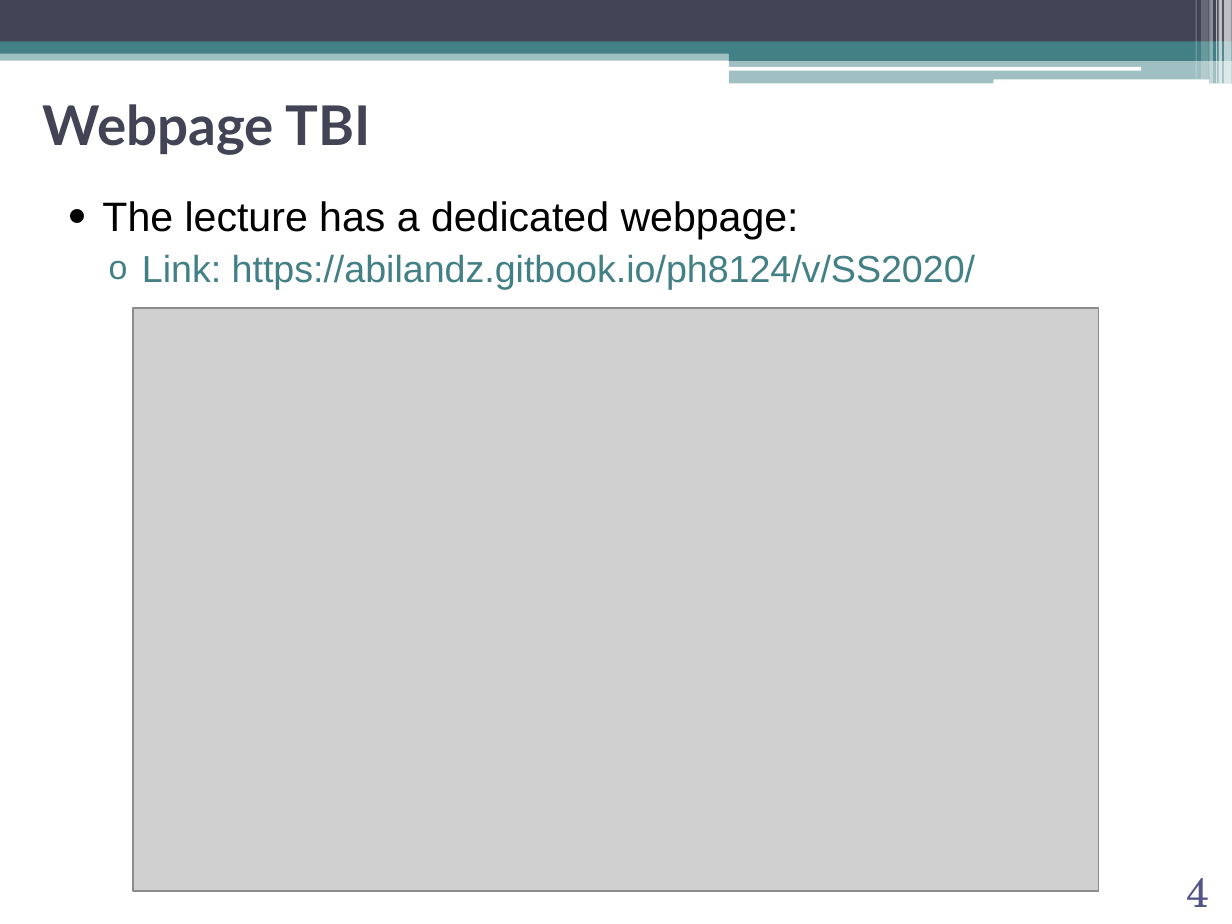
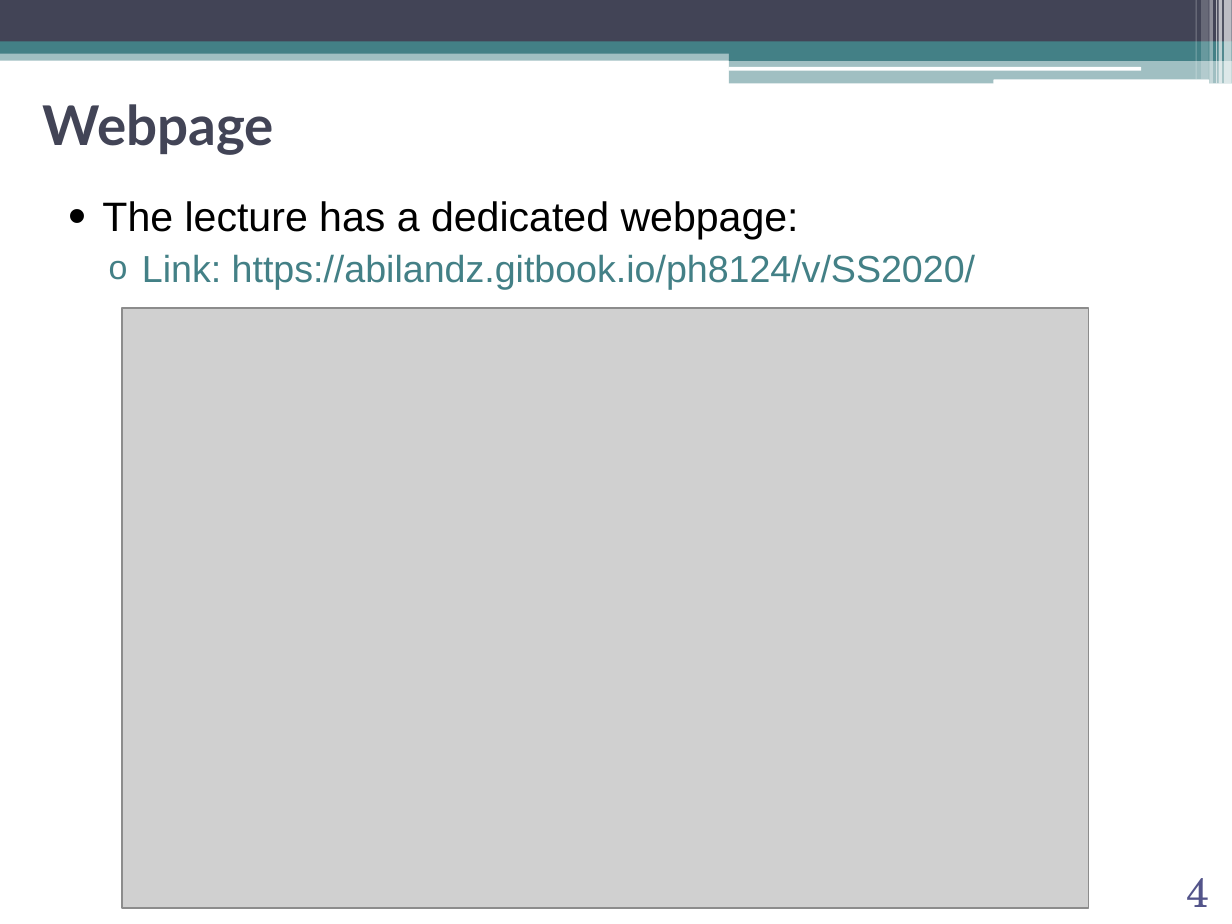
Before and after one commit to abilandz/PH8124, a slide deck: slide 4 of Lecture_1/ABilandzic_PH8124_SS2020_0c.pptx. Drawn at 1232x924 pixels with LibreOffice and Linux fonts; fonts in the diff are those of the drawing; grey boxes stand for pictures; background and template pictures are left out. Boxes give left, top, right and bottom in pixels: in the first picture for what was removed or moved away, otherwise in the second. Text is boxed around its words. In the diff, an @@ line names an element or a change of style, - is before the commit and + after.

Commit message:
Lecture 1, updated CERNBox link

```diff
--- a/Lecture_1/ABilandzic_PH8124_SS2020_0c.pptx
+++ b/Lecture_1/ABilandzic_PH8124_SS2020_0c.pptx
@@ title at (43,104,274,155): text changed @@
-Webpage TBI
+Webpage
@@ picture: place and size @@
-picture at (133,308,1099,891)
+picture at (122,308,1088,908)
```
Also in this commit, not shown: 2 other files.
